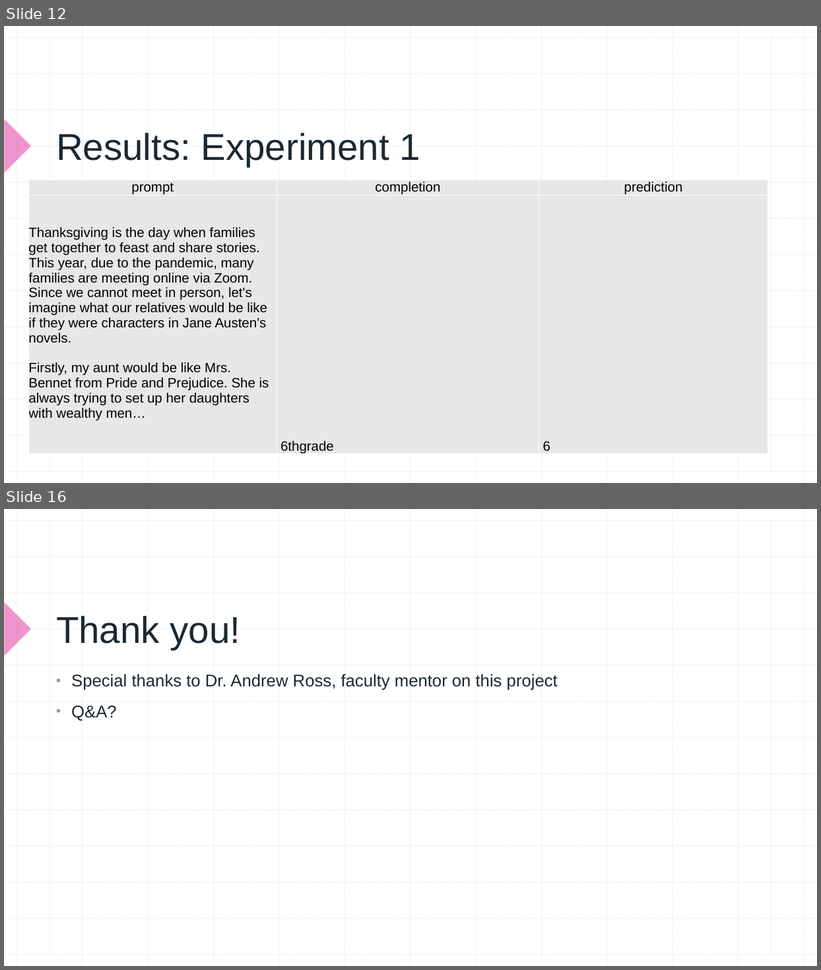
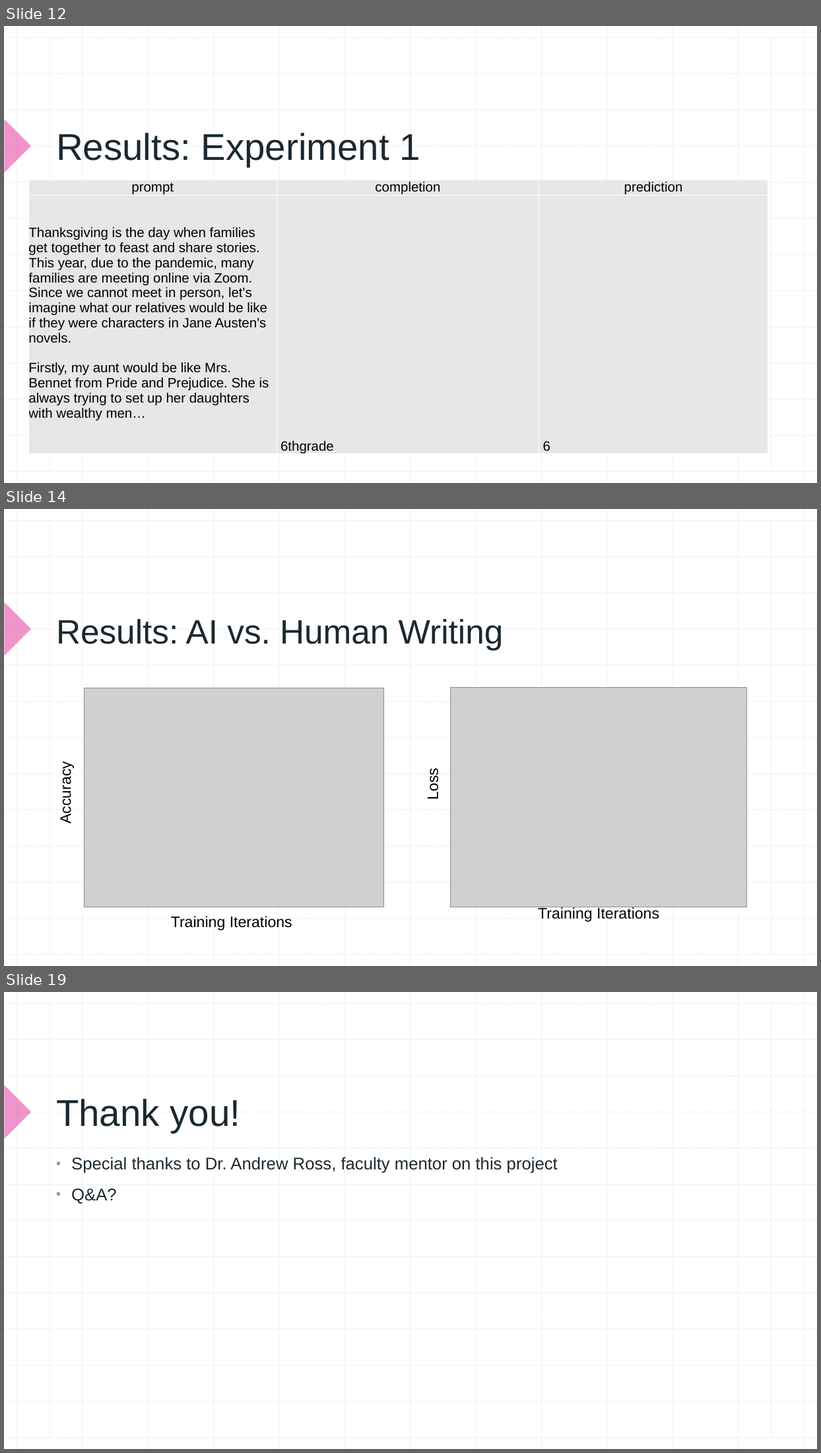
Before and after one commit to aaronomics/grad, a slide deck: AWEISS EMU GRC Presentation.pptx. Shown one above the other, each under a label of ours: slides 12 and 16 before the commit, slides 12, 14 and 19 after it; the slides between them are not shown. The pictures are 821x970 and 821x1453 pixels, drawn with LibreOffice and Linux fonts; fonts in the diff are those of the drawing; grey boxes stand for pictures. Boxes give left, top, right and bottom in pixels: in the first picture for what was removed or moved away, otherwise in the second. Text is boxed around its words. In the diff, an @@ line names an element or a change of style, - is before the commit and + after.

```diff
--- a/AWEISS EMU GRC Presentation.pptx
+++ b/AWEISS EMU GRC Presentation.pptx
@@ slide 14 added at <box>4,509,817,966</box>, background #FFFFFF; not listed: 29 template elements that a slide beside it also shows @@
@@ title added at <box>56,619,504,650</box>, 40 pt, text #1B2830 @@
+Results: AI vs. Human Writing
@@ picture added at <box>84,689,384,908</box> @@
@@ picture added at <box>451,688,748,908</box> @@
@@ text added at <box>57,768,75,823</box>, 18 pt, text #000000 @@
+Accuracy
@@ text added at <box>424,771,442,799</box>, 18 pt, text #000000 @@
+Loss
@@ text added at <box>171,916,292,931</box>, 18 pt, text #000000 @@
+Training Iterations
@@ text added at <box>538,907,659,922</box>, 18 pt, text #000000 @@
+Training Iterations
@@ what was slide 16 is now slide 19 @@
```
Also in this commit, not shown: 7 slides changed, 4 other slides added, 2 slides removed, 5 other files.
